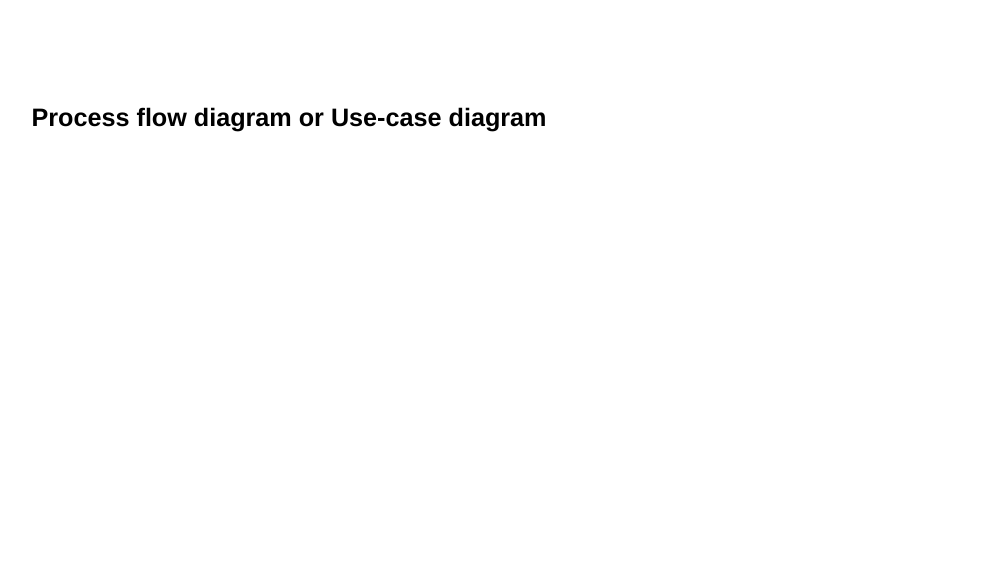
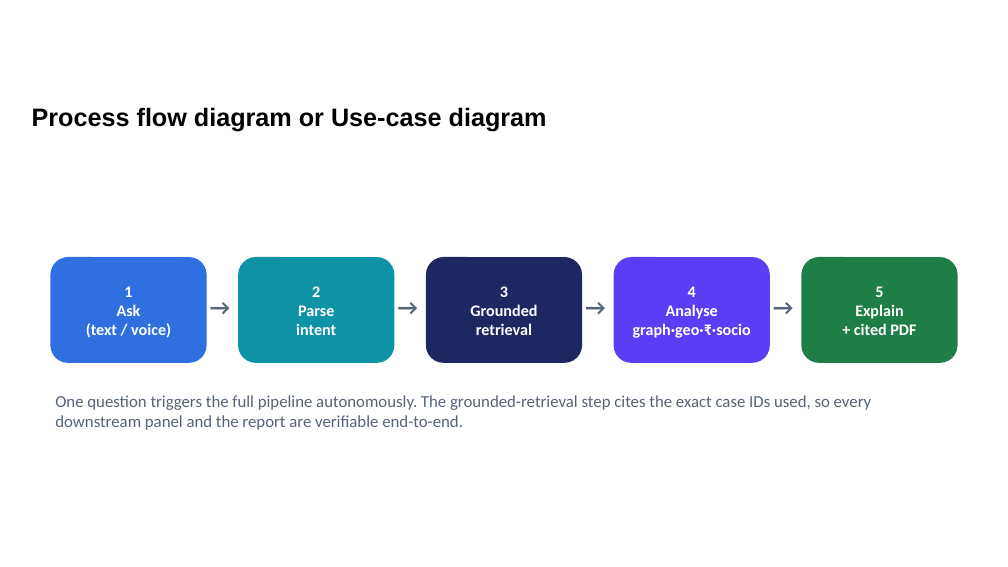
Before and after one commit to Rahulcse79/ksp-crime-intelligence-copilot, a slide deck: slide 5 of Docs/KSP Datathon 2026 _ Prototype Submission Template.pptx. Drawn at 1008x567 pixels with LibreOffice and Linux fonts; fonts in the diff are those of the drawing; background and template pictures are left out. Boxes give left, top, right and bottom in pixels: in the first picture for what was removed or moved away, otherwise in the second. Text is boxed around its words. In the diff, an @@ line names an element or a change of style, - is before the commit and + after.

```diff
--- a/Docs/KSP Datathon 2026 _ Prototype Submission Template.pptx
+++ b/Docs/KSP Datathon 2026 _ Prototype Submission Template.pptx
@@ rounded rectangle added at [50,257,207,363], fill #2F6FE0, 11.5 pt, text #FFFFFF, bold @@
+1
+Ask
+(text / voice)
@@ rounded rectangle added at [238,257,394,363], fill #0D92A6, 11.5 pt, text #FFFFFF, bold @@
+2
+Parse
+intent
@@ rounded rectangle added at [425,257,582,363], fill #1E2761, 11.5 pt, text #FFFFFF, bold @@
+3
+Grounded
+retrieval
@@ rounded rectangle added at [614,257,770,363], fill #5B3DF5, 11.5 pt, text #FFFFFF, bold @@
+4
+Analyse
+graph·geo·₹·socio
@@ rounded rectangle added at [801,257,958,363], fill #1F7D47, 11.5 pt, text #FFFFFF, bold @@
+5
+Explain
++ cited PDF
@@ text added at [203,289,243,322], 16 pt, text #55637A, bold @@
+→
@@ text added at [390,289,430,322], 16 pt, text #55637A, bold @@
+→
@@ text added at [578,289,618,322], 16 pt, text #55637A, bold @@
+→
@@ text added at [765,289,805,322], 16 pt, text #55637A, bold @@
+→
@@ text added at [55,395,872,430], 12 pt, text #55637A @@
+One question triggers the full pipeline autonomously. The grounded-retrieval step cites the exact case IDs used, so every downstream panel and the report are verifiable end-to-end.
```
Also in this commit, not shown: 12 other slides changed, 1 slide added, 1 slide removed, 2 other files.
